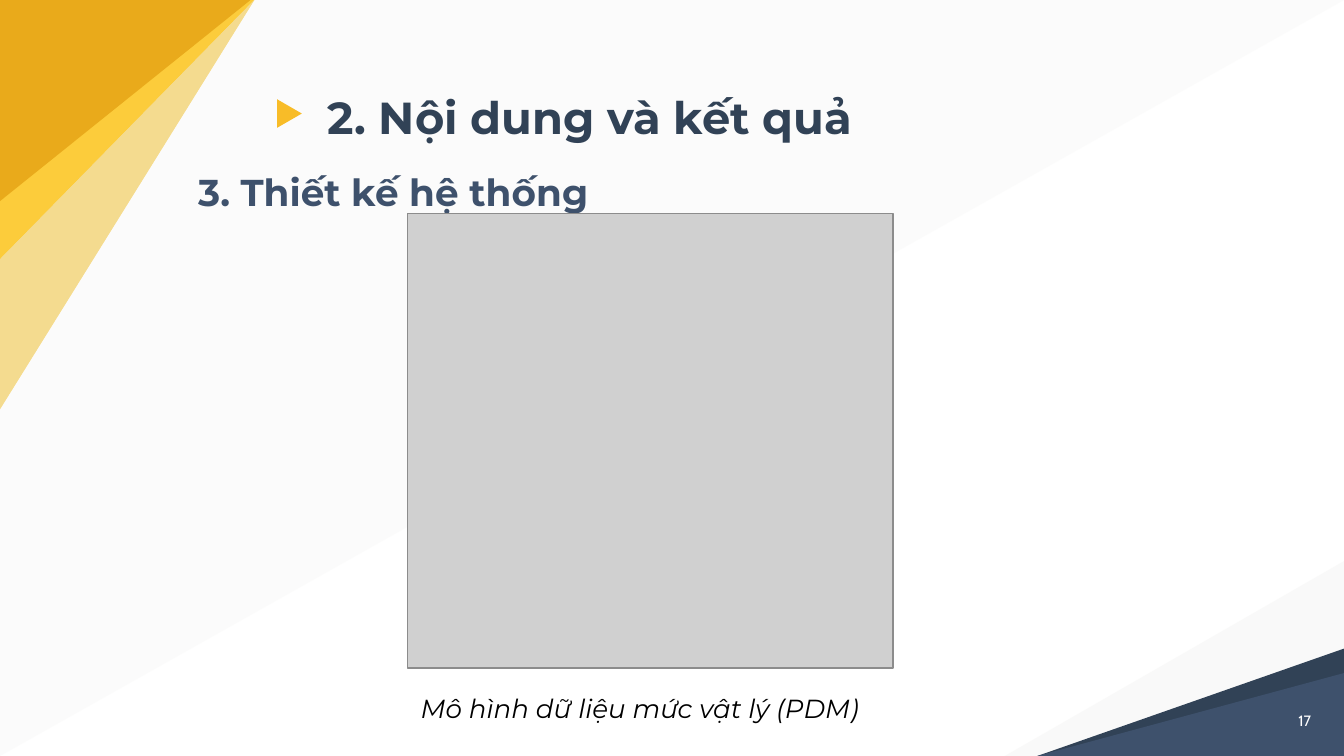
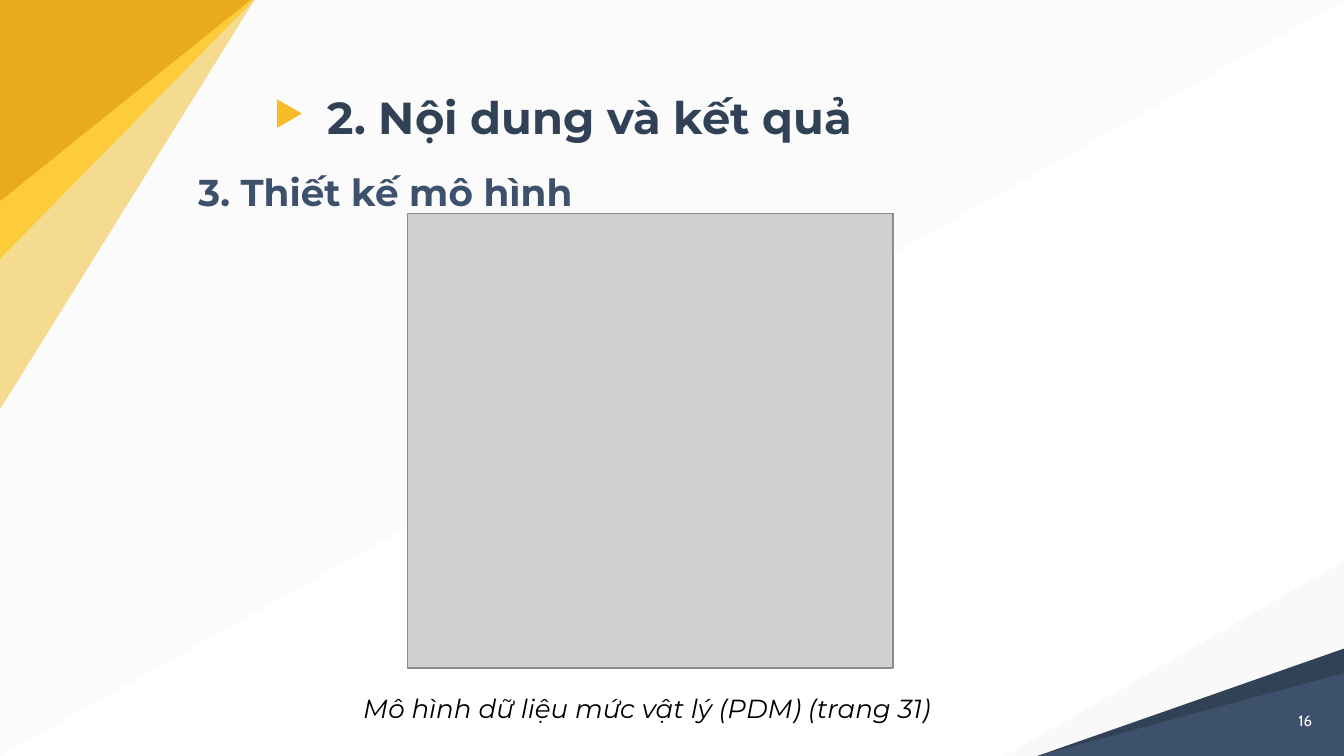
Before and after one commit to nghiale1/CongDongGiaSu, a slide deck: slide 16 of docs/thuyetTrinh_LeMinhNghia_B1605229.pptx (slide 17 before the commit). Drawn at 1344x756 pixels with LibreOffice and Linux fonts; fonts in the diff are those of the drawing; grey boxes stand for pictures. Boxes give left, top, right and bottom in pixels: in the first picture for what was removed or moved away, otherwise in the second. Text is boxed around its words. In the diff, an @@ line names an element or a change of style, - is before the commit and + after.

```diff
--- a/docs/thuyetTrinh_LeMinhNghia_B1605229.pptx
+++ b/docs/thuyetTrinh_LeMinhNghia_B1605229.pptx
@@ text at (198,175,573,216): text changed @@
-3. Thiết kế hệ thống
+3. Thiết kế mô hình
@@ text at (363,698,931,724): text changed @@
-Mô hình dữ liệu mức vật lý (PDM)
+Mô hình dữ liệu mức vật lý (PDM) (trang 31)
@@ page number at (1298,715,1312,726): text changed @@
-17
+16
```
Also in this commit, not shown: 9 other slides changed, 1 slide removed, 2 other files.
